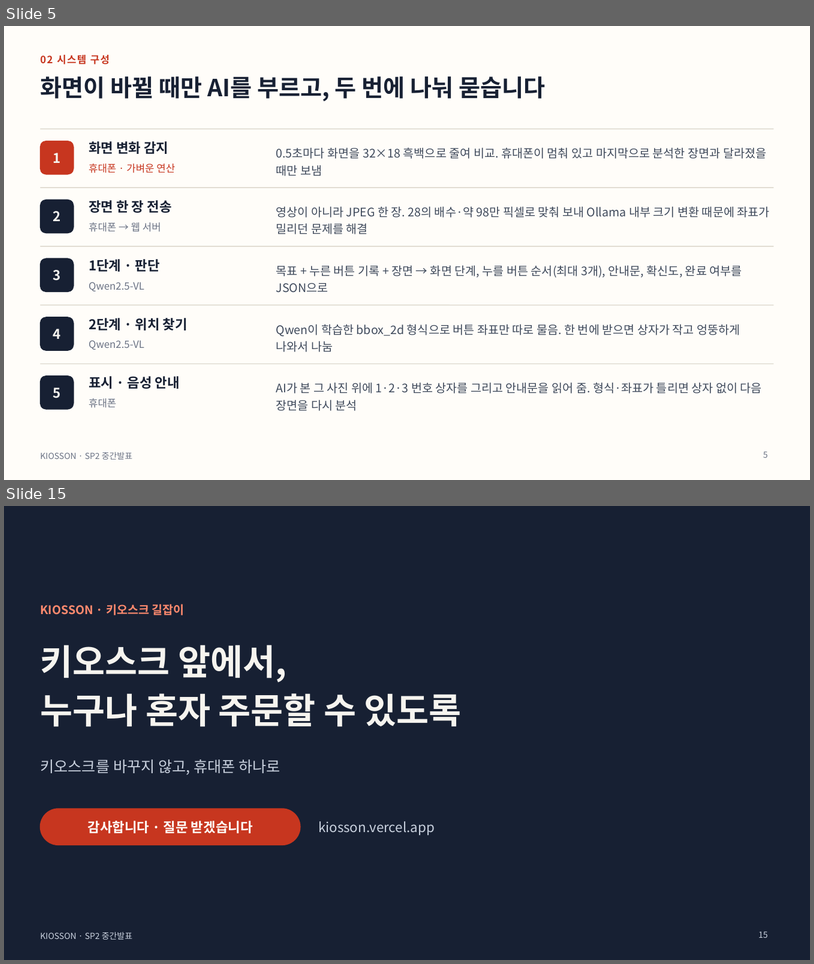
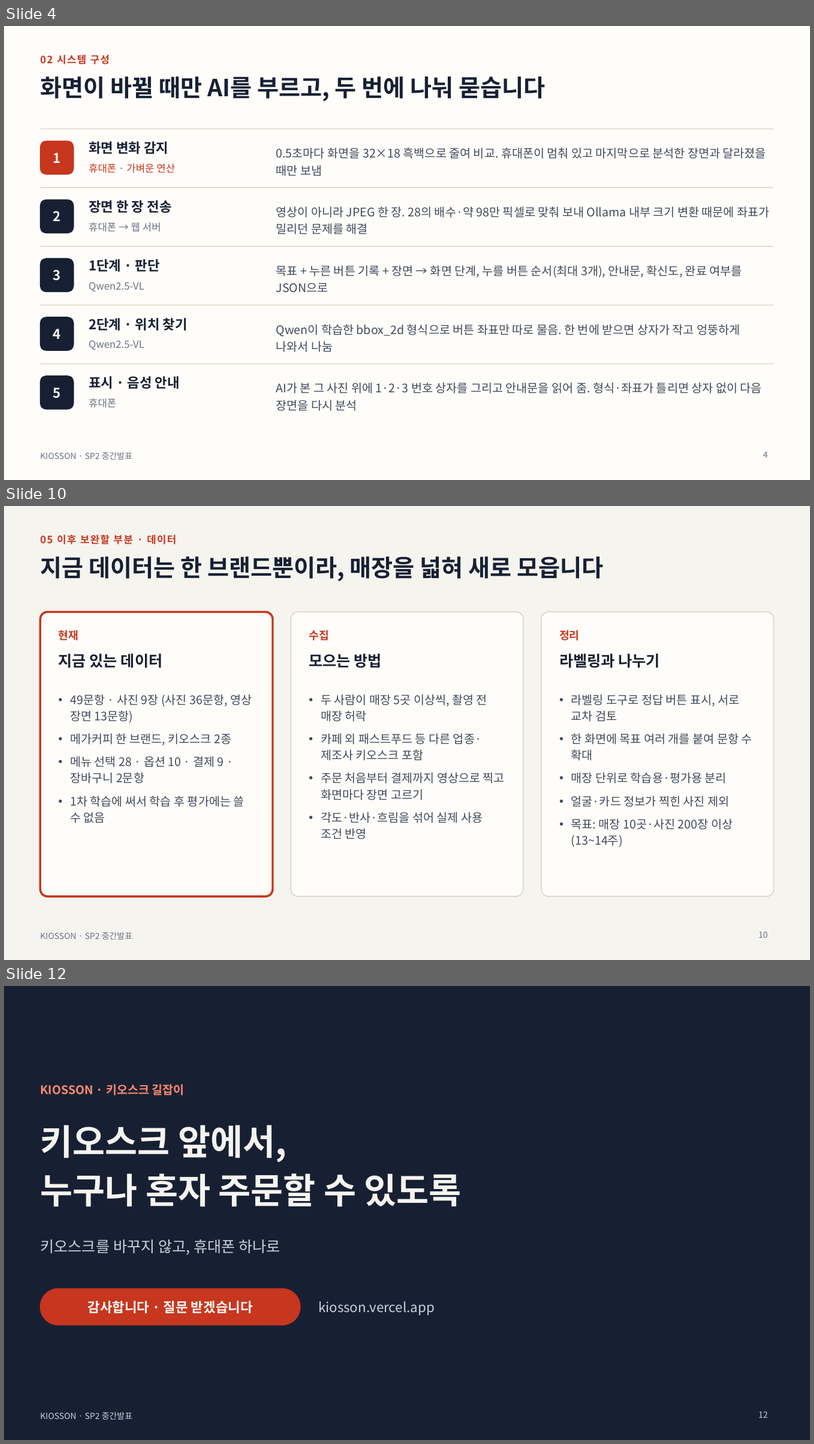
Before and after one commit to TeamProjectAIServiceDevelop/team-project, a slide deck: 자료/중간발표/중간발표.pptx. Shown one above the other, each under a label of ours: slides 5 and 15 before the commit, slides 4, 10 and 12 after it; the slides between them are not shown. The pictures are 814x964 and 814x1444 pixels, drawn with LibreOffice and Linux fonts; fonts in the diff are those of the drawing. Boxes give left, top, right and bottom in pixels: in the first picture for what was removed or moved away, otherwise in the second. Text is boxed around its words. In the diff, an @@ line names an element or a change of style, - is before the commit and + after.

```diff
--- a/자료/중간발표/중간발표.pptx
+++ b/자료/중간발표/중간발표.pptx
@@ slide 10 added at (4,506,810,960), background #F6F4EF; not listed: 1 template element that a slide beside it also shows @@
@@ text added at (40,535,176,544), 12 pt, text #C7361F, bold @@
+05 이후 보완할 부분 · 데이터
@@ title added at (40,556,604,582), 28 pt, text #172033, bold @@
+지금 데이터는 한 브랜드뿐이라, 매장을 넓혀 새로 모읍니다
@@ rounded rectangle added at (40,612,273,896), fill #FFFDF9, outline #C7361F 2.5 pt @@
@@ rounded rectangle added at (291,612,523,896), fill #FFFDF9, outline #DCD7CC 1.25 pt @@
@@ rounded rectangle added at (542,612,774,896), fill #FFFDF9, outline #DCD7CC 1.25 pt @@
@@ text added at (59,630,78,640), 13 pt, text #C7361F, bold @@
+현재
@@ text added at (309,630,329,640), 13 pt, text #C7361F, bold @@
+수집
@@ text added at (560,630,579,640), 13 pt, text #C7361F, bold @@
+정리
@@ text added at (59,654,163,668), 18 pt, text #172033, bold @@
+지금 있는 데이터
@@ text added at (309,654,382,668), 18 pt, text #172033, bold @@
+모으는 방법
@@ text added at (560,654,661,668), 18 pt, text #172033, bold @@
+라벨링과 나누기
@@ text added at (70,694,252,823), 14 pt, text #3F4A5C @@
+• 49문항 · 사진 9장 (사진 36문항, 영상 장면 13문항)
+• 메가커피 한 브랜드, 키오스크 2종
+• 메뉴 선택 28 · 옵션 10 · 결제 9 · 장바구니 2문항
+• 1차 학습에 써서 학습 후 평가에는 쓸 수 없음
@@ text added at (321,694,505,839), 14 pt, text #3F4A5C @@
+• 두 사람이 매장 5곳 이상씩, 촬영 전 매장 허락
+• 카페 외 패스트푸드 등 다른 업종·제조사 키오스크 포함
+• 주문 처음부터 결제까지 영상으로 찍고 화면마다 장면 고르기
+• 각도·반사·흐림을 섞어 실제 사용 조건 반영
@@ text added at (572,694,753,847), 14 pt, text #3F4A5C @@
+• 라벨링 도구로 정답 버튼 표시, 서로 교차 검토
+• 한 화면에 목표 여러 개를 붙여 문항 수 확대
+• 매장 단위로 학습용·평가용 분리
+• 얼굴·카드 정보가 찍힌 사진 제외
+• 목표: 매장 10곳·사진 200장 이상 (13~14주)
@@ page number added at (759,931,768,937), 10 pt, text #6B7385 @@
+10
@@ what was slide 5 is now slide 4 @@
@@ page number at (764,451,768,457): text changed @@
-5
+4
@@ what was slide 15 is now slide 12 @@
@@ page number at (759,1411,768,1417): text changed @@
-15
+12
```
Also in this commit, not shown: 7 slides changed, 4 slides removed, 2 other files.
